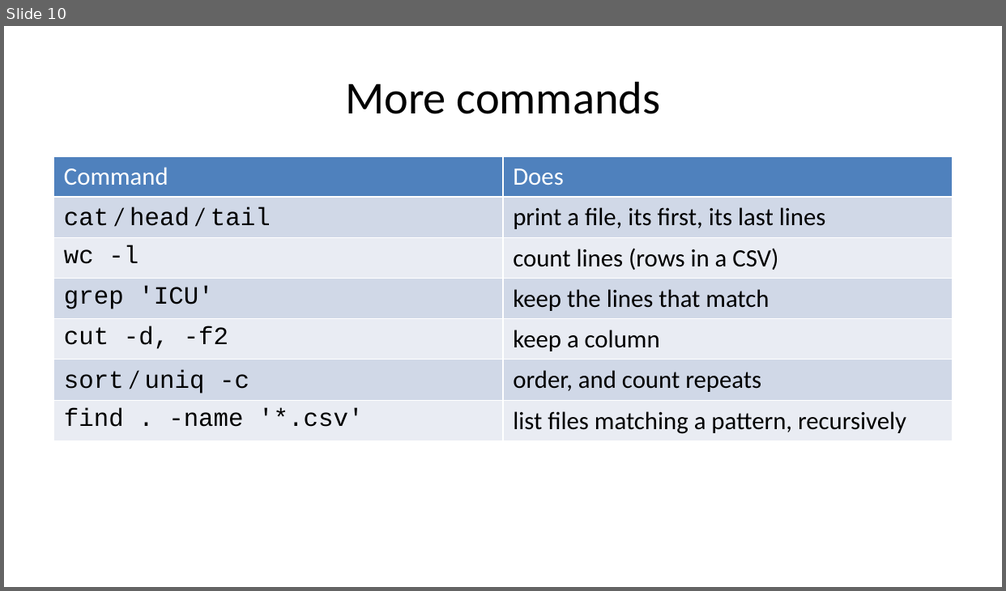
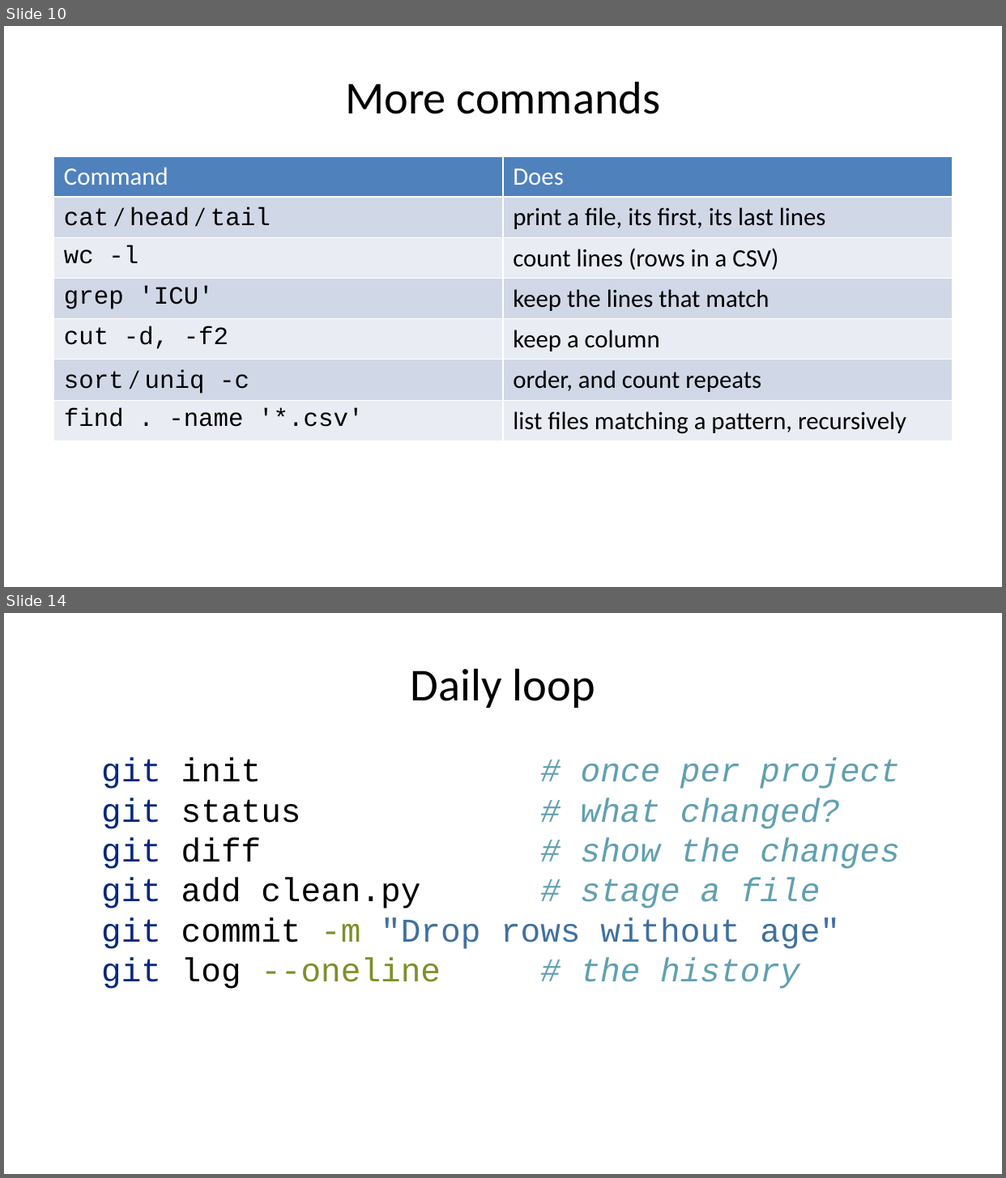
Before and after one commit to MICS-Lab/MS_SanteNum2026, a slide deck: Programming01/Session02/slides.pptx. Shown one above the other, each under a label of ours: slide 10 before the commit, slides 10 and 14 after it; the slides between them are not shown. The pictures are 1006x591 and 1006x1178 pixels, drawn with LibreOffice and Linux fonts; fonts in the diff are those of the drawing. Boxes give left, top, right and bottom in pixels: in the first picture for what was removed or moved away, otherwise in the second. Text is boxed around its words. In the diff, an @@ line names an element or a change of style, - is before the commit and + after.

```diff
--- a/Programming01/Session02/slides.pptx
+++ b/Programming01/Session02/slides.pptx
@@ slide 14 added at (4,613,1002,1174), background #FFFFFF @@
@@ title added at (411,668,595,708), 33 pt, text #000000 @@
+Daily loop
@@ text added at (101,758,900,989), 24 pt, text #60A0B0 @@
+git init # once per project
+git status # what changed?
+git diff # show the changes
+git add clean.py # stage a file
+git commit -m "Drop rows without age"
+git log --oneline # the history
```
Also in this commit, not shown: 1 slide changed, 7 other slides added, 1 other file.
